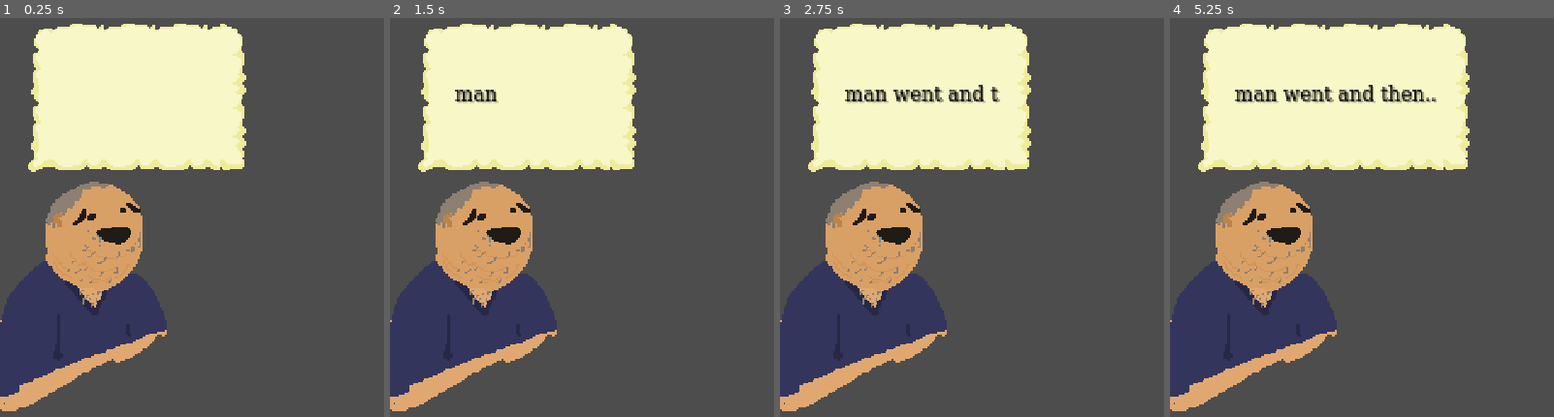
Above: before the commit, frames 1-4 (left to right).
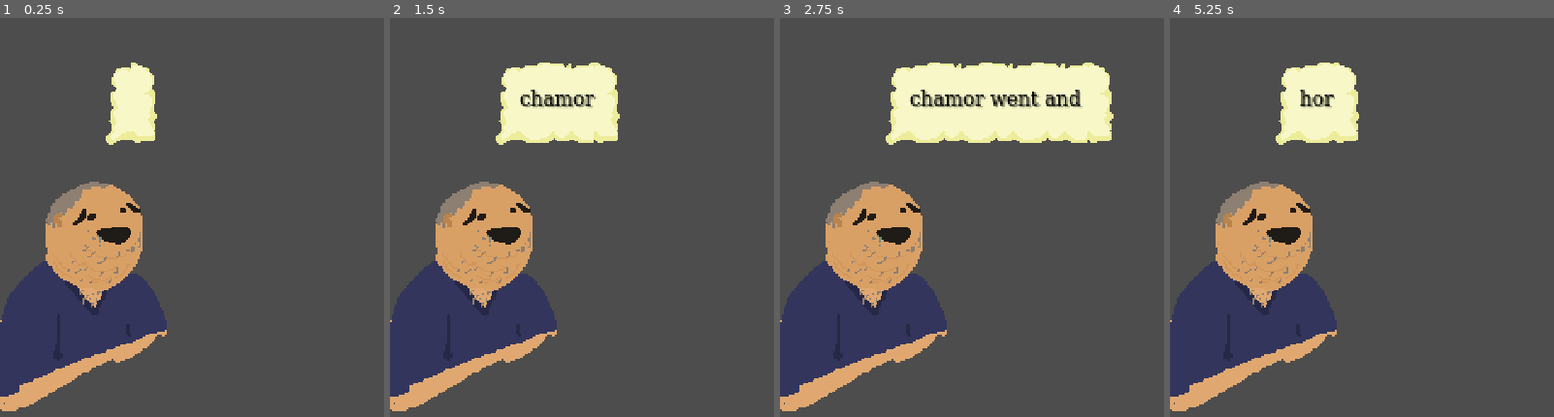
Above: after the commit, the same moments.

Repository: Guy-Michael/dead-jokes
Game: Godot game, scene res://Nodes/node_dad.tscn
Same seed, same stepped clock (60 frames per second), same inputs: the game is played once before the commit and once after it. This scene is started directly instead of the project's main scene.
Inputs (mouse positions are in pixels of both pictures, inside the frame that each line leads up to):
- Up to frame 1 (0.25 s): no input
- Up to frame 2 (1.5 s): tap Enter at 0.5 s; move the mouse to (outside the picture) at 0.52 s; press the mouse at (outside the picture) at 0.53 s; move the mouse to (624, 229) at 1.27 s; release the mouse at (624, 229) at 1.28 s; click (624, 229) at 1.35 s
- Up to frame 3 (2.75 s): move the mouse to (outside the picture) at 2.02 s; press the mouse at (outside the picture) at 2.03 s
- Up to frame 4 (5.25 s): move the mouse to (1519, 297) at 2.77 s; release the mouse at (1519, 297) at 2.78 s; click (1519, 297) at 2.85 s; tap Space at 3.5, 5 s; move the mouse to (outside the picture) at 3.52 s; press the mouse at (outside the picture) at 3.53 s; tap Enter at 4.25 s; move the mouse to (1323, 141) at 4.27 s; release the mouse at (1323, 141) at 4.28 s; click (1323, 141) at 4.35 s; move the mouse to (outside the picture) at 5.02 s; press the mouse at (outside the picture) at 5.03 s

The runs differ from the first frame. In frame 1, 18% of the frame differs, in the area x 7-65%, y 1-39%; in frame 2, 15%; in frame 3, 19%; in frame 4, 22%, in the area x 7-79%, y 1-39%.

Commit message:
jokes manager

Diff:
--- a/Nodes/node_dad.tscn
+++ b/Nodes/node_dad.tscn
@@ -1,12 +1,11 @@
-
-[gd_scene load_steps=7 format=3 uid="uid://cc6nt4n6ymqrq"]
+[gd_scene load_steps=8 format=3 uid="uid://cc6nt4n6ymqrq"]
 
 [ext_resource type="Texture2D" uid="uid://cy153elteuiog" path="res://Sprites/dad left talk.png" id="1_ucgjk"]
 [ext_resource type="Script" path="res://Nodes/script_dad.gd" id="2_l4x7i"]
 [ext_resource type="PackedScene" uid="uid://c70ghln7n3qxg" path="res://itai dev/text_box.tscn" id="2_orbi0"]
+[ext_resource type="Resource" uid="uid://d8bc33wm342e" path="res://jokes/joke_aba.tres" id="3_afm62"]
 [ext_resource type="Resource" uid="uid://bxtkk5518wdtp" path="res://jokes/joke_chamor.tres" id="4_8raph"]
 [ext_resource type="Resource" uid="uid://ctifsar3w38fx" path="res://jokes/joke_shnizel.tres" id="4_peivc"]
-
 
 [sub_resource type="RectangleShape2D" id="RectangleShape2D_12uel"]
 size = Vector2(146, 74)
@@ -15,15 +14,16 @@
 position = Vector2(240, 136)
 texture = ExtResource("1_ucgjk")
 script = ExtResource("2_l4x7i")
-jokes = Array[Resource("res://Nodes/script_joke.gd")]([ExtResource("4_8raph"), ExtResource("4_peivc")])
+jokes = Array[Resource("res://Nodes/script_joke.gd")]([ExtResource("4_8raph"), ExtResource("4_peivc"), ExtResource("3_afm62")])
 
 [node name="TextBox" parent="." instance=ExtResource("2_orbi0")]
-offset_left = -224.0
-offset_top = -120.0
-offset_right = -88.0
-offset_bottom = -23.0
+offset_left = -176.0
+offset_top = -96.0
+offset_right = -143.0
+offset_bottom = -40.0
 
 [node name="CollisionShape2D" type="CollisionShape2D" parent="."]
+visible = false
 position = Vector2(-144, -72)
 shape = SubResource("RectangleShape2D_12uel")
 
--- a/Nodes/script_dad.gd
+++ b/Nodes/script_dad.gd
@@ -25,15 +25,7 @@
 
 	match state:
 		DAD_STATES.off:
-			#start a joke
-
-			print("starting to pick a joke")
-			current_joke = jokes.pick_random()
-			current_joke.reset_progress()
-			print("trying to load joke " + current_joke.get_line().text)
-			my_textbox.display_text(current_joke.get_line().text)
-			state = DAD_STATES.joke
-			print("joke started")
+			switch_state(DAD_STATES.joke)
 
 		DAD_STATES.joke:
 			#progress joke line
@@ -42,21 +34,51 @@
 			if(current_joke.is_done()):
 				#end joke
 				if(current_joke.is_activated()):
-					state = DAD_STATES.off
-					#also start the timer
+					switch_state(DAD_STATES.off)
 				else:
-					state = DAD_STATES.dead
-					print("died")
+					switch_state(DAD_STATES.dead)
 			else:
 				#progress lines
-				current_joke.next_line()
-				print(current_joke.get_line().text)
-				my_textbox.display_text(current_joke.get_line().text)
+				var _line = current_joke.next_line()
+				print(_line.text)
+				my_textbox.display_text(_line.text)
+				my_timer.start(_line.time)
 
 		DAD_STATES.dead:
 			#do nothing
 			print("dead dad stays dead")
 
-	var num = rnd.randf_range(2.0, 6.0)
-	#print("stopped and set to " + str(num))
-	my_timer.start(num)
+
+
+func switch_state(new_state : DAD_STATES):
+	state = new_state
+
+	match new_state:
+		DAD_STATES.off:
+			print("returned to neutral")
+			my_textbox.display_text("")
+			var num = rnd.randf_range(2.0, 6.0)
+			print("cooldown set to " + str(num))
+			my_timer.start(num)
+
+		DAD_STATES.joke:
+			#start a joke
+			print("joke started")
+
+			#pick a joke
+			current_joke = jokes.pick_random()
+			current_joke.reset_progress()
+
+			#send the joke to dialogue
+			var _line = current_joke.get_line()
+			print(_line.text)
+			my_textbox.display_text(_line.text)
+
+			#logic
+			state = DAD_STATES.joke
+			print("timer: " + str(_line.time))
+			my_timer.start(_line.time)
+
+		DAD_STATES.dead:
+			print("died")
+			#change sprite
--- a/Nodes/script_joke.gd
+++ b/Nodes/script_joke.gd
@@ -16,6 +16,7 @@
 	return lines[current_line_index]
 func next_line():
 	current_line_index += 1
+	return get_line()
 func is_done():
 	return current_line_index >= len(lines)-1
 func is_activated():
--- a/Resources/resource_joke.tres
+++ /dev/null
@@ -1,19 +0,0 @@
-
-[gd_resource type="Resource" script_class="class_joke" load_steps=5 format=3 uid="uid://bo12oh6hoj5sy"]
-
-[ext_resource type="Script" path="res://Scripts/script_joke_line.gd" id="1_p42qm"]
-[ext_resource type="Script" path="res://Nodes/script_joke.gd" id="1_ud8vv"]
-
-[sub_resource type="Resource" id="Resource_anrvb"]
-script = ExtResource("1_p42qm")
-text = "one man went and blah blah blah"
-time = 2.0
-
-[sub_resource type="Resource" id="Resource_k2xac"]
-script = ExtResource("1_p42qm")
-text = "boom shnizel"
-time = 2.0
-
-[resource]
-script = ExtResource("1_ud8vv")
-lines = [SubResource("Resource_anrvb"), SubResource("Resource_k2xac")]
--- a/Resources/resource_joke_line.tres
+++ /dev/null
@@ -1,8 +0,0 @@
-[gd_resource type="Resource" load_steps=2 format=3 uid="uid://bfm3g1tmtqxer"]
-
-[ext_resource type="Script" path="res://Scripts/script_joke_line.gd" id="1_ffihb"]
-
-[resource]
-script = ExtResource("1_ffihb")
-string = ""
-time = 2.0
--- a/Scenes/main_scene.tscn
+++ b/Scenes/main_scene.tscn
@@ -1,6 +1,4 @@
-
 [gd_scene load_steps=3 format=3 uid="uid://ca6sv7rqq7oi3"]
-
 
 [ext_resource type="Texture2D" uid="uid://7ixsbmxqp5t1" path="res://Sprites/table.png" id="1_05ipf"]
 [ext_resource type="Texture2D" uid="uid://qlo17h104lij" path="res://Sprites/bg.png" id="2_qav1c"]
--- a/Scripts/script_joke_line.gd
+++ b/Scripts/script_joke_line.gd
@@ -2,6 +2,5 @@
 class_name class_joke_line
 
 @export var text = ""
-
-@export var time = 2.0
+@export var time = 6.0
 #@export var accepted_indexes : Array[globals.] = []
--- a/Scripts/text_box.gd
+++ b/Scripts/text_box.gd
@@ -16,6 +16,7 @@
 signal finished_displaying()
 
 func display_text(text_to_display: String):
+	print("  - displaying: " + text_to_display)
 	text = text_to_display
 
 	#await resized
@@ -30,18 +31,19 @@
 	#global_position.x -= size.x/2
 	#global_position.y -= size.y + 24; #adjust!
 
-	#label.text = ""
+	label.text = ""
+	letter_index = 0
 	_display_letter()
 
 func _display_letter():
 
-	letter_index += 1
 
 	if letter_index >= text.length():
 		finished_displaying.emit()
 		return
 
 	label.text += text[letter_index]
+	#print(label.text)
 
 	match text[letter_index]:
 		"!", ".", ",", "?":
@@ -51,5 +53,7 @@
 		_:
 			timer.start(letter_time)
 
+	letter_index += 1
+
 func _on_timer_timeout():
 	_display_letter()
--- a/itai dev/text_box.tscn
+++ b/itai dev/text_box.tscn
@@ -49,18 +49,18 @@
 texture = ExtResource("1_k71af")
 region_rect = Rect2(0, 0, 64, 64)
 patch_margin_left = 16
-patch_margin_top = 48
+patch_margin_top = 16
 patch_margin_right = 16
-patch_margin_bottom = 48
+patch_margin_bottom = 16
 axis_stretch_horizontal = 1
 axis_stretch_vertical = 1
 
 [node name="MarginContainer" type="MarginContainer" parent="."]
 layout_mode = 2
-theme_override_constants/margin_left = 20
-theme_override_constants/margin_top = 20
-theme_override_constants/margin_right = 20
-theme_override_constants/margin_bottom = 20
+theme_override_constants/margin_left = 16
+theme_override_constants/margin_top = 16
+theme_override_constants/margin_right = 16
+theme_override_constants/margin_bottom = 16
 
 [node name="Label" type="Label" parent="MarginContainer"]
 layout_mode = 2
--- /dev/null
+++ b/jokes/joke_aba.tres
@@ -0,0 +1,18 @@
+[gd_resource type="Resource" script_class="class_joke" load_steps=5 format=3 uid="uid://d8bc33wm342e"]
+
+[ext_resource type="Script" path="res://Scripts/script_joke_line.gd" id="1_oilq6"]
+[ext_resource type="Script" path="res://Nodes/script_joke.gd" id="1_rx0yd"]
+
+[sub_resource type="Resource" id="Resource_3m7bk"]
+script = ExtResource("1_oilq6")
+text = "whos aba"
+time = 4.0
+
+[sub_resource type="Resource" id="Resource_klway"]
+script = ExtResource("1_oilq6")
+text = "karir"
+time = 4.0
+
+[resource]
+script = ExtResource("1_rx0yd")
+lines = Array[ExtResource("1_oilq6")]([SubResource("Resource_3m7bk"), SubResource("Resource_klway")])
--- a/jokes/joke_chamor.tres
+++ b/jokes/joke_chamor.tres
@@ -6,12 +6,12 @@
 [sub_resource type="Resource" id="Resource_ty7ku"]
 script = ExtResource("1_i3ud1")
 text = "chamor went and then"
-time = 2.0
+time = 4.0
 
 [sub_resource type="Resource" id="Resource_p3roe"]
 script = ExtResource("1_i3ud1")
 text = "horse haha"
-time = 2.0
+time = 4.0
 
 [resource]
 script = ExtResource("2_q24x6")
